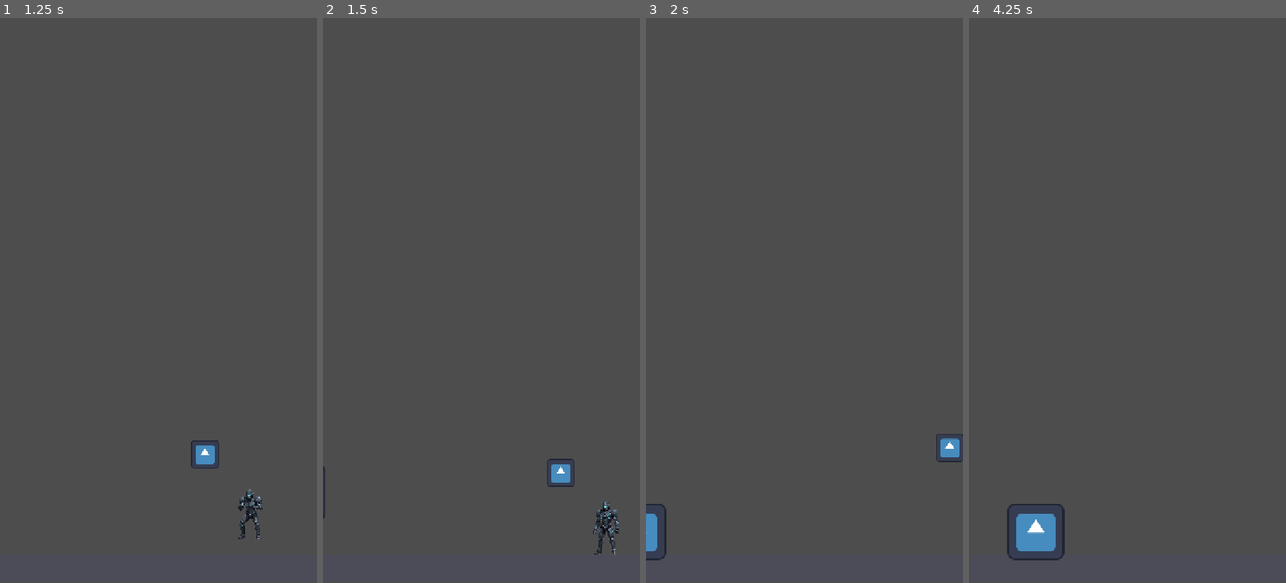
Above: before the commit, frames 1-4 (left to right).
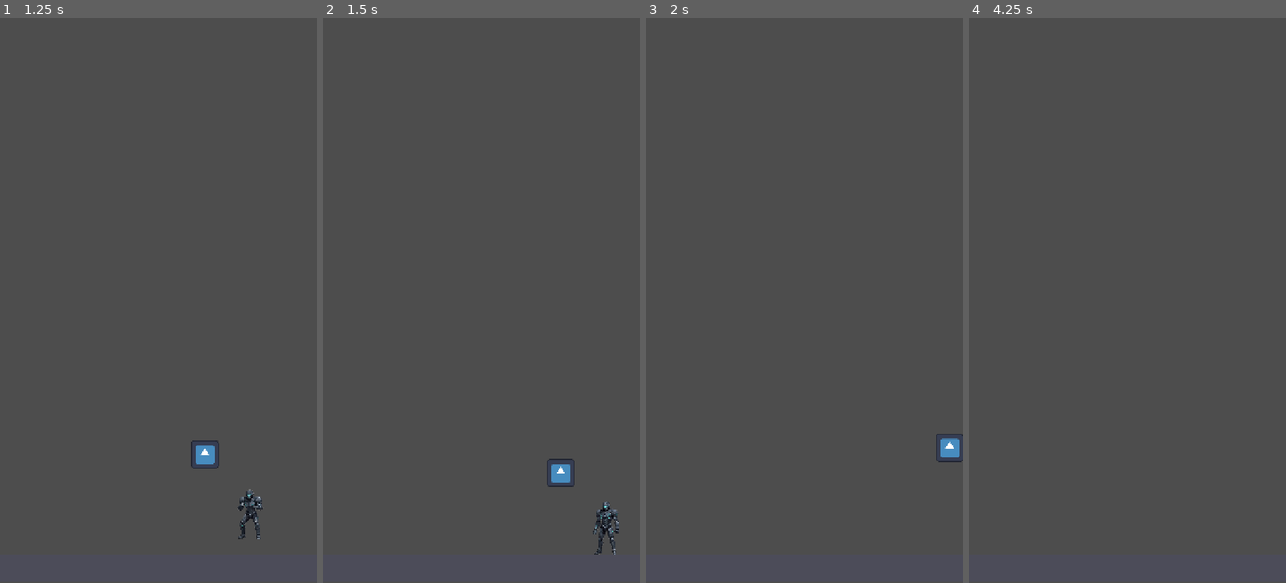
Above: after the commit, the same moments.

Repository: Nico-lk/Proyecto-Mobile
Game: Godot game, scene res://scenes/levels/level_1.tscn
Two runs of this game, one before a commit and one after it. Both use one fixed random seed, a clock stepped at 60 frames per second and the inputs below. The engine's default icon, where the game draws it, is replaced by a stand-in: a white triangle on a blue panel in a dark square.
Inputs:
- Up to frame 1 (1.25 s): tap Enter (ui_accept) at 0.5, 0.77 s; hold Right (ui_right) from 0.53 s (still down)
- Up to frame 2 (1.5 s): keep holding Right (ui_right)
- Up to frame 3 (2 s): keep holding Right (ui_right); tap Enter (ui_accept) at 1.52 s
- Up to frame 4 (4.25 s): release Right (ui_right) at 2.03 s; hold Left (ui_left) 2.03-2.78 s; hold Right (ui_right) from 2.78 s (still down); tap Enter (ui_accept) at 3.02, 3.77 s

Frame 1 is identical in both runs. In frame 2, less than 0.1% of the frame differs, in the area x 0-1%, y 79-89%; in frame 3, 0.3%; in frame 4, 1.1%, in the area x 12-31%, y 86-96%.

Commit message:
feat - spawn_enemigos
Se añadió un spawn de enemigos que vagan por el mapa.

Diff:
--- a/project-mobile/scenes/enemy/enemy.gd
+++ b/project-mobile/scenes/enemy/enemy.gd
@@ -1,30 +1,87 @@
 extends CharacterBody2D
 
 @export var vida_maxima: int = 30
-@export var velocidad: float = 80.0
-@export var gravedad: float = 980.0
+@export var velocidad_vagar: float = 50.0
+@export var velocidad_persecucion: float = 110.0
+@export var aceleracion: float = 400.0     # qué tan rápido cambia de velocidad (más bajo = más suave)
+@export var radio_vagar: float = 150.0     # distancia máxima a la que se aleja de su punto de origen
+@export var espera_min: float = 0.5        # pausa al llegar a un destino
+@export var espera_max: float = 2.0
+@export var deriva: float = 25.0          # px/seg que el centro de vagar se acerca al jugador
+@export var deriva_vertical: float = 1.5  # multiplicador: baja más rápido de lo que avanza en horizontal
 
+var jugador_global: Node2D = null         # referencia al jugador aunque no lo haya detectado
 var vida_actual: int
 var jugador: Node2D = null
+var home: Vector2                           # centro de su zona de vagar
+var destino: Vector2
+var espera: float = 0.0
+var esperando: bool = false
 
 @onready var area_deteccion: Area2D = $Area2D
+@onready var sprite: Sprite2D = $Sprite2D
 
 func _ready() -> void:
 	vida_actual = vida_maxima
 	add_to_group("enemigos")
+	home = global_position
+	elegir_destino()
 	area_deteccion.body_entered.connect(_on_body_entered)
 	area_deteccion.body_exited.connect(_on_body_exited)
 
+	var jugadores = get_tree().get_nodes_in_group("player")
+	if jugadores.size() > 0:
+		jugador_global = jugadores[0]
+
 func _physics_process(delta: float) -> void:
-	if not is_on_floor():
-		velocity.y += gravedad * delta
+	var velocidad_objetivo := Vector2.ZERO
 
 	if jugador and is_instance_valid(jugador):
-		velocity.x = signf(jugador.global_position.x - global_position.x) * velocidad
+		# PERSEGUIR
+		esperando = false
+		velocidad_objetivo = (jugador.global_position - global_position).normalized() * velocidad_persecucion
 	else:
-		velocity.x = move_toward(velocity.x, 0.0, velocidad)
+		# VAGAR + deriva indirecta hacia el jugador
+		if jugador_global and is_instance_valid(jugador_global):
+			var hacia_jugador = jugador_global.global_position - home
+			var paso = hacia_jugador.normalized() * deriva * delta
+			paso.y *= deriva_vertical
+			home += paso
 
+		if esperando:
+			espera -= delta
+			if espera <= 0.0:
+				esperando = false
+				elegir_destino()
+		else:
+			var hacia_destino = destino - global_position
+			if hacia_destino.length() < 10.0:
+				esperando = true
+				espera = randf_range(espera_min, espera_max)
+			else:
+				velocidad_objetivo = hacia_destino.normalized() * velocidad_vagar
+
+	velocity = velocity.move_toward(velocidad_objetivo, aceleracion * delta)
 	move_and_slide()
+
+	# Si choca con algo mientras vaga, elige otro destino
+	if jugador == null and get_slide_collision_count() > 0:
+		elegir_destino()
+
+	if absf(velocity.x) > 5.0:
+		sprite.flip_h = velocity.x < 0.0
+
+	# Si choca con algo mientras vaga, elige otro destino
+	if jugador == null and get_slide_collision_count() > 0:
+		elegir_destino()
+
+	if absf(velocity.x) > 5.0:
+		sprite.flip_h = velocity.x < 0.0
+
+func elegir_destino() -> void:
+	var angulo = randf() * TAU
+	var distancia = randf_range(radio_vagar * 0.3, radio_vagar)
+	destino = home + Vector2(cos(angulo), sin(angulo)) * distancia
 
 func _on_body_entered(body: Node2D) -> void:
 	if body.is_in_group("player"):
@@ -33,10 +90,11 @@
 func _on_body_exited(body: Node2D) -> void:
 	if body == jugador:
 		jugador = null
+		home = global_position      # vagará alrededor de donde perdió al jugador
+		elegir_destino()
 
 func recibir_daño(cantidad: int) -> void:
 	vida_actual -= cantidad
-	print(name, " recibió ", cantidad, " de daño. Vida restante: ", vida_actual)
 	modulate = Color.RED
 	await get_tree().create_timer(0.1).timeout
 	if not is_inside_tree():
@@ -46,5 +104,4 @@
 		morir()
 
 func morir() -> void:
-	print(name, " ha sido derrotado.")
 	queue_free()
--- a/project-mobile/scenes/enemy/enemy.tscn
+++ b/project-mobile/scenes/enemy/enemy.tscn
@@ -20,7 +20,6 @@
 shape = SubResource("CircleShape2D_m2g58")
 
 [node name="Area2D" type="Area2D" parent="." unique_id=159937028]
-visible = false
 
 [node name="CollisionShape2D" type="CollisionShape2D" parent="Area2D" unique_id=530921192]
 shape = SubResource("CircleShape2D_8ykry")
--- a/project-mobile/scenes/levels/level_1.tscn
+++ b/project-mobile/scenes/levels/level_1.tscn
@@ -3,6 +3,7 @@
 [ext_resource type="PackedScene" uid="uid://dqr12rc6qpe0b" path="res://scenes/player/player.tscn" id="1_player"]
 [ext_resource type="PackedScene" uid="uid://mk7lhyr1rlh" path="res://scenes/dron/dron.tscn" id="2_nsrm0"]
 [ext_resource type="PackedScene" uid="uid://bt5v6m30phdum" path="res://scenes/enemy/enemy.tscn" id="3_x42e6"]
+[ext_resource type="PackedScene" uid="uid://dcew2b8p0kg8s" path="res://scenes/spawnerenemigos/spawner_enemigos.tscn" id="4_x42e6"]
 
 [sub_resource type="RectangleShape2D" id="RectangleShape2D_floor"]
 size = Vector2(2000, 60)
@@ -19,7 +20,7 @@
 color = Color(0.3, 0.3, 0.35, 1)
 polygon = PackedVector2Array(-1000, -30, 1000, -30, 1000, 30, -1000, 30)
 
-[node name="Player" parent="." unique_id=970159852 groups=["player"] instance=ExtResource("1_player")]
+[node name="Player" parent="." unique_id=970159852 instance=ExtResource("1_player")]
 position = Vector2(360, 1146)
 
 [node name="Camera2D" type="Camera2D" parent="." unique_id=741456505]
@@ -30,3 +31,5 @@
 
 [node name="enemy" parent="." unique_id=517784478 instance=ExtResource("3_x42e6")]
 position = Vector2(-100, -40)
+
+[node name="SpawnerEnemigos" parent="." unique_id=504348725 instance=ExtResource("4_x42e6")]
--- /dev/null
+++ b/project-mobile/scenes/spawnerenemigos/spawner_enemigos.gd
@@ -0,0 +1,30 @@
+extends Node2D
+
+@export var escena_enemigo: PackedScene     # arrastra enemy.tscn aquí
+@export var intervalo: float = 3.0          # segundos entre spawns
+@export var max_enemigos: int = 5           # máximo vivos a la vez
+@export var area_spawn: Vector2 = Vector2(600, 200)   # ancho y alto de la zona
+
+@onready var timer: Timer = $Timer
+
+func _ready() -> void:
+	timer.wait_time = intervalo
+	timer.one_shot = false
+	timer.timeout.connect(_on_timer_timeout)
+	timer.start()
+
+func _on_timer_timeout() -> void:
+	if escena_enemigo == null:
+		push_warning("Falta asignar escena_enemigo en el spawner")
+		return
+	if get_tree().get_nodes_in_group("enemigos").size() >= max_enemigos:
+		return
+
+	var enemigo = escena_enemigo.instantiate()
+	get_tree().current_scene.add_child(enemigo)
+
+	var offset = Vector2(
+		randf_range(-area_spawn.x / 2.0, area_spawn.x / 2.0),
+		randf_range(-area_spawn.y / 2.0, area_spawn.y / 2.0))
+	enemigo.global_position = global_position + offset
+	enemigo.home = enemigo.global_position   # su zona de vagar empieza donde nace
--- /dev/null
+++ b/project-mobile/scenes/spawnerenemigos/spawner_enemigos.tscn
@@ -0,0 +1,10 @@
+[gd_scene format=3 uid="uid://dcew2b8p0kg8s"]
+
+[ext_resource type="Script" uid="uid://b0yan1fh8guww" path="res://scenes/spawnerenemigos/spawner_enemigos.gd" id="1_yj0i1"]
+[ext_resource type="PackedScene" uid="uid://bt5v6m30phdum" path="res://scenes/enemy/enemy.tscn" id="2_mcv0d"]
+
+[node name="SpawnerEnemigos" type="Node2D" unique_id=504348725]
+script = ExtResource("1_yj0i1")
+escena_enemigo = ExtResource("2_mcv0d")
+
+[node name="Timer" type="Timer" parent="." unique_id=1892467579]
Not shown, added: project-mobile/scenes/spawnerenemigos/spawner_enemigos.gd.uid
